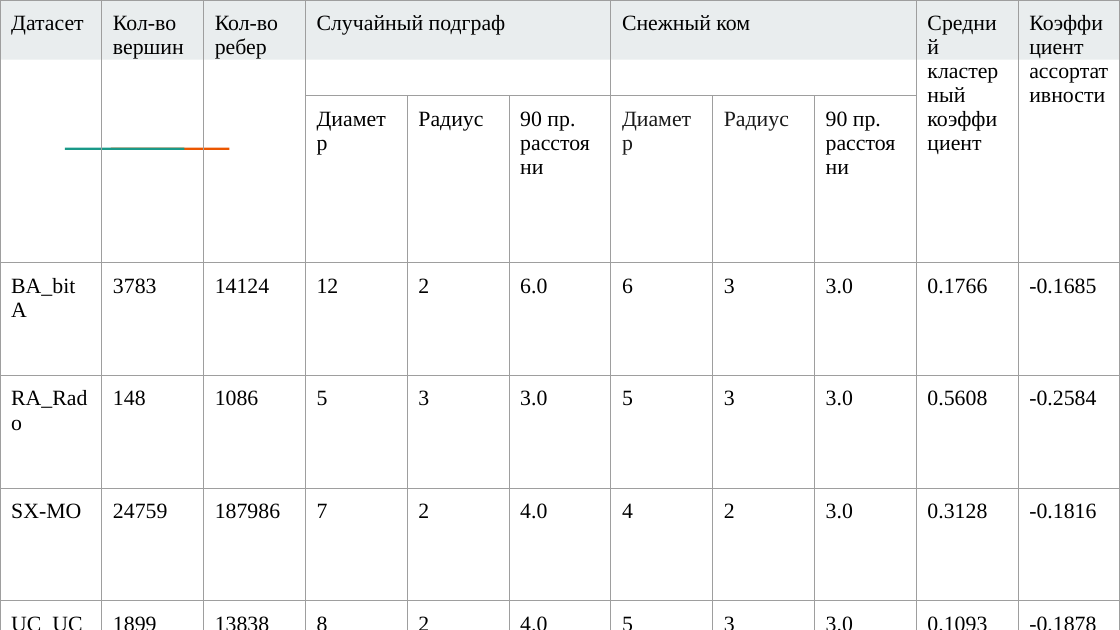
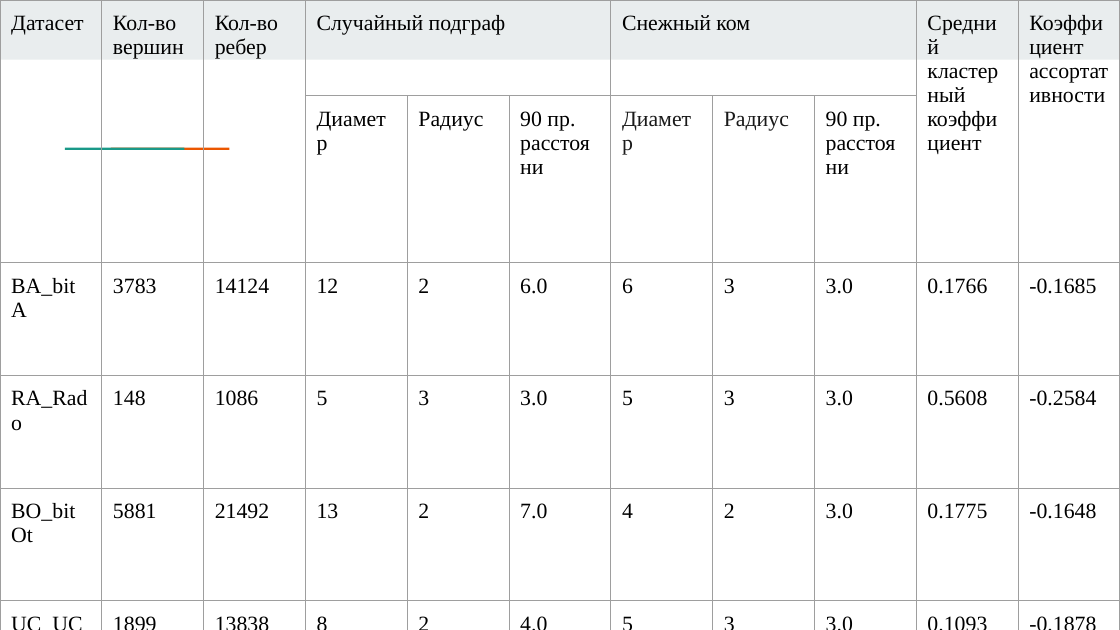
Before and after one commit to answerIII/GraphTheory2022-2023, a slide deck: slide 6 of notes/Team17.pptx (slide 4 before the commit). Drawn at 1120x630 pixels with LibreOffice and Linux fonts; fonts in the diff are those of the drawing. Boxes give left, top, right and bottom in pixels: in the first picture for what was removed or moved away, otherwise in the second. Text is boxed around its words. In the diff, an @@ line names an element or a change of style, - is before the commit and + after.

```diff
--- a/notes/Team17.pptx
+++ b/notes/Team17.pptx
@@ table at <box>0,0,1120,629</box> @@
-row 5: SX-MO | 24759 | 187986 | 7 | 2 | 4.0 | 4 | 2 | 3.0 | 0.3128 | -0.1816
+row 5: BO_bitOt | 5881 | 21492 | 13 | 2 | 7.0 | 4 | 2 | 3.0 | 0.1775 | -0.1648
```
Also in this commit, not shown: 6 other slides changed, 6 slides added, 2 other files.
